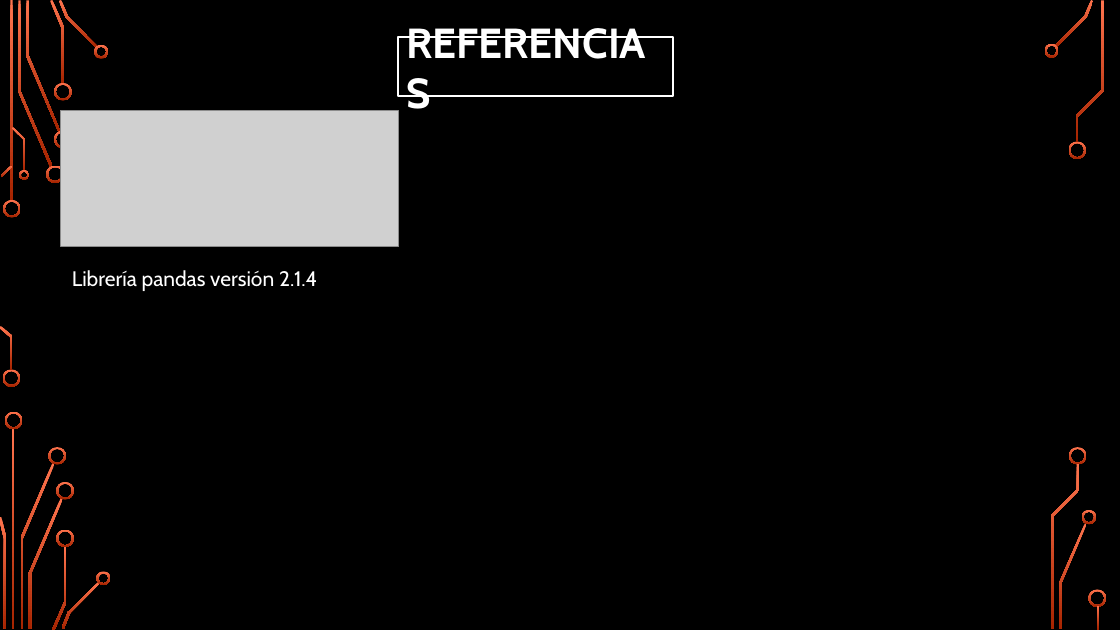
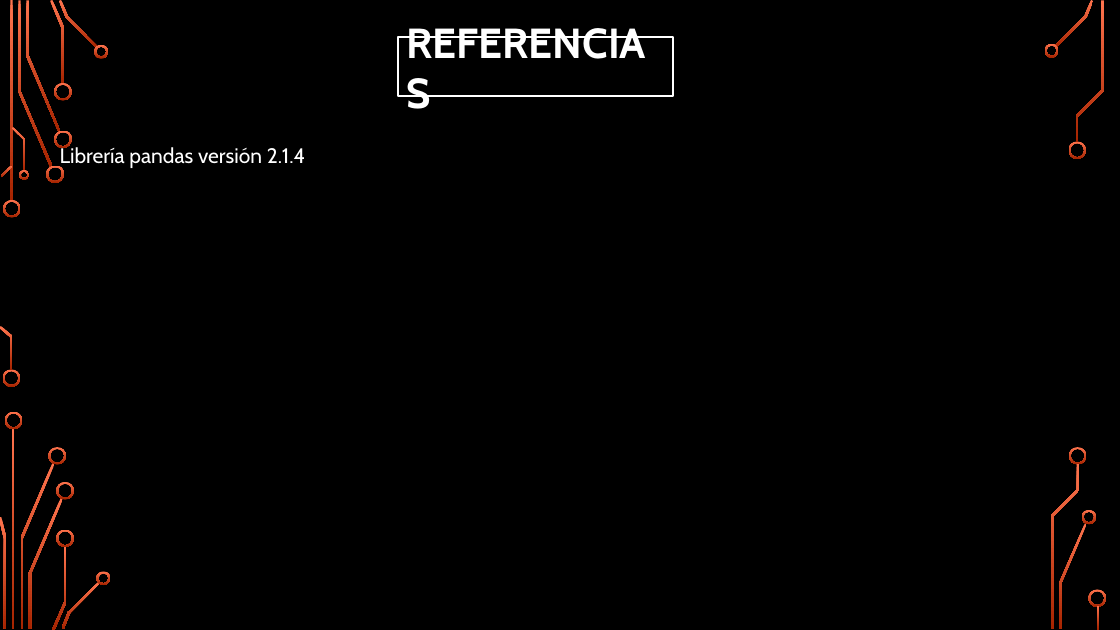
Before and after one commit to Isaac244/Proyecto_Machine_Learning, a slide deck: slide 10 of PROYECTO-MACHINE-LEARNING.pptx. Drawn at 1120x630 pixels with LibreOffice and Linux fonts; fonts in the diff are those of the drawing; grey boxes stand for pictures; background and template pictures are left out. Boxes give left, top, right and bottom in pixels: in the first picture for what was removed or moved away, otherwise in the second. Text is boxed around its words. In the diff, an @@ line names an element or a change of style, - is before the commit and + after.

```diff
--- a/PROYECTO-MACHINE-LEARNING.pptx
+++ b/PROYECTO-MACHINE-LEARNING.pptx
@@ picture removed at (60, 111, 398, 247) @@
@@ text "Librería pandas versión 2.1.4": place and size @@
-text "Librería pandas versión 2.1.4" at (72, 270, 317, 291)
+text "Librería pandas versión 2.1.4" at (60, 145, 305, 169)
```
Also in this commit, not shown: 1 other slide changed, 1 other file.
